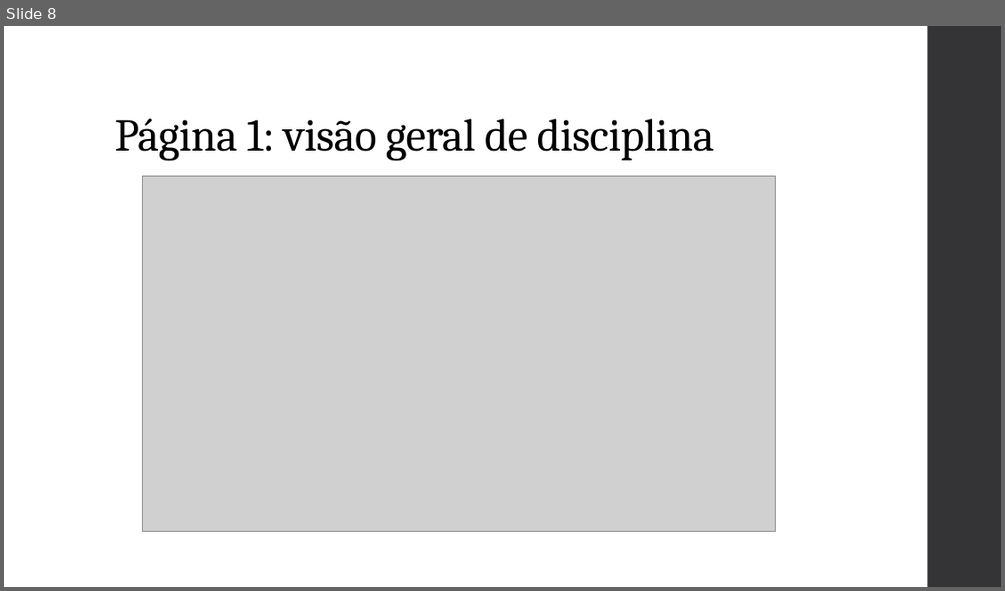
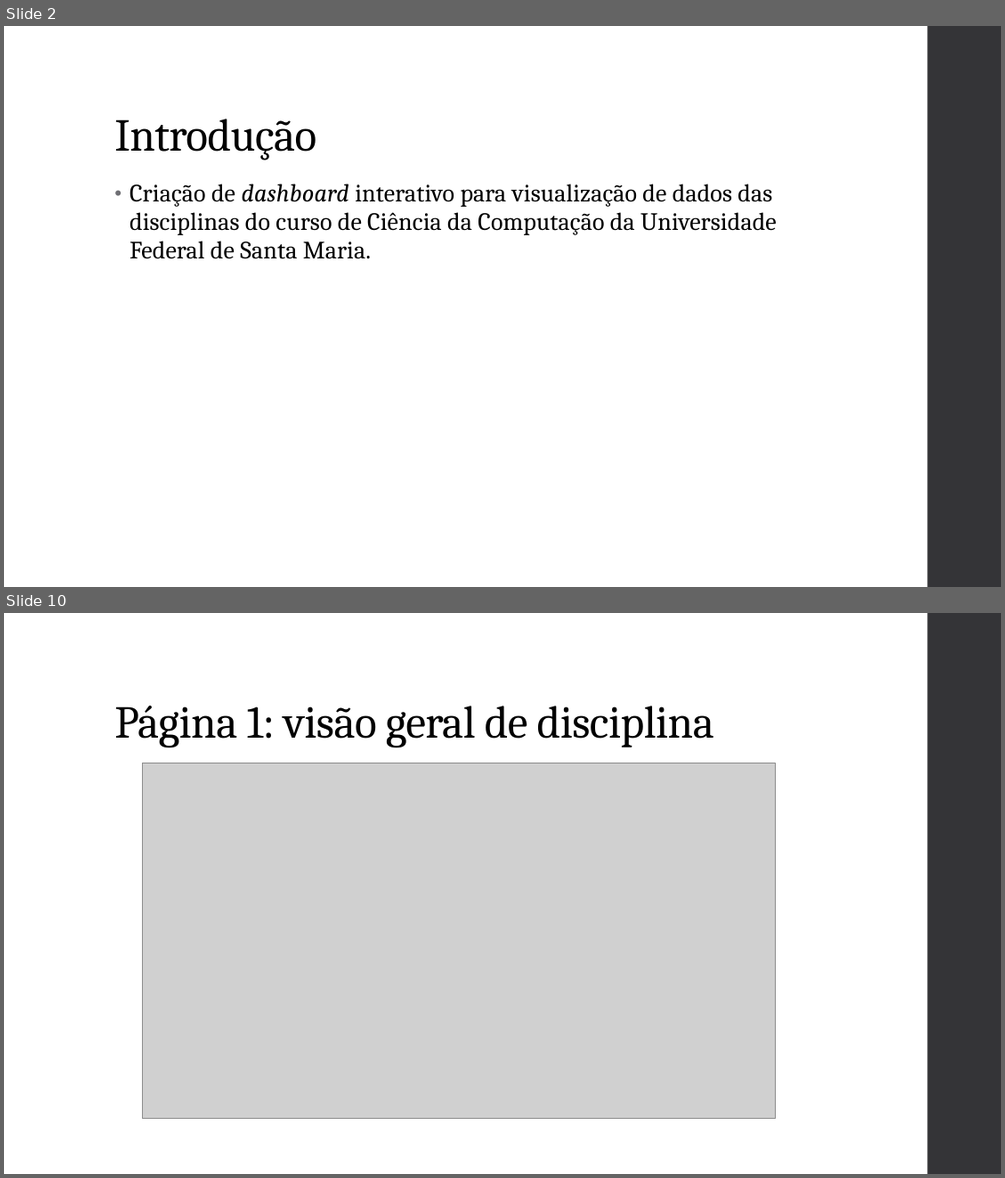
Before and after one commit to gvheisler/dashboard-disciplinas, a slide deck: presentation/presentation.pptx. Shown one above the other, each under a label of ours: slide 8 before the commit, slides 2 and 10 after it; the slides between them are not shown. The pictures are 1005x591 and 1005x1178 pixels, drawn with LibreOffice and Linux fonts; fonts in the diff are those of the drawing; grey boxes stand for pictures. Boxes give left, top, right and bottom in pixels: in the first picture for what was removed or moved away, otherwise in the second. Text is boxed around its words. In the diff, an @@ line names an element or a change of style, - is before the commit and + after.

```diff
--- a/presentation/presentation.pptx
+++ b/presentation/presentation.pptx
@@ slide 2 added at (4,26,1001,587), background #FFFFFF; not listed: 1 template element that a slide beside it also shows @@
@@ title added at (114,119,316,160), 44 pt, text #000000 @@
+Introdução
@@ text added at (129,184,777,259), 24 pt, text #000000 @@
+• Criação de dashboard interativo para visualização de dados das disciplinas do curso de Ciência da Computação da Universidade Federal de Santa Maria.
@@ what was slide 8 is now slide 10 @@
```
Also in this commit, not shown: 7 slides changed, 1 other slide added, 3 slides removed, 1 other file.
